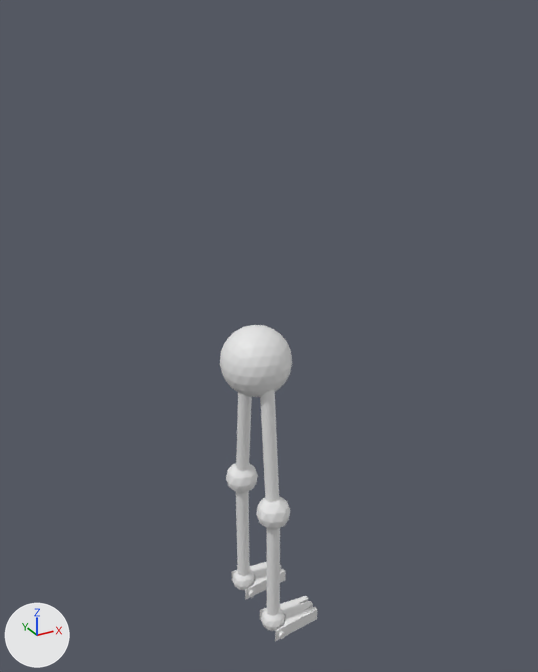
Before and after pictures for a commit that changed the Blender file Assets/Endoskeleton.blend.
Both versions are drawn from a camera (50 mm lens) standing at (-2.15, -4.1, 2.22) and looking at (0.14, 0.07, 0.13). Every picture has the same lights, and +X, +Y and +Z are marked at lower left.

Objects in the first picture: 'Endoskeleton'.
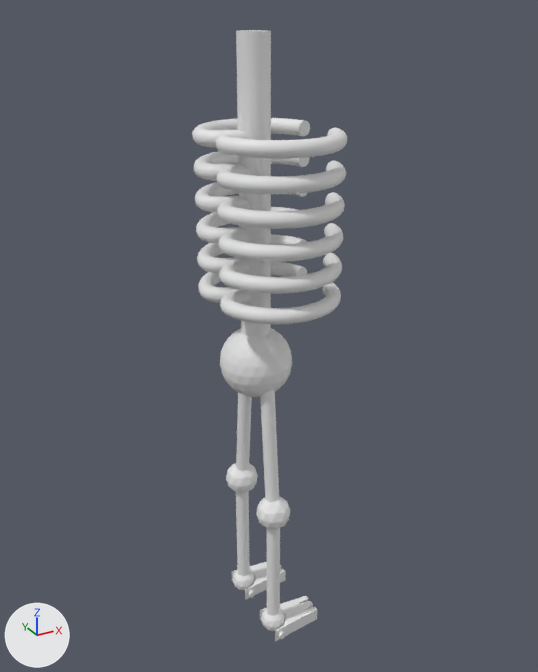
Commit message: Finished ribs of Endoskeleton

Diff of the bpy script that builds the scene:
```diff
--- a/Assets/Endoskeleton.blend.py
+++ b/Assets/Endoskeleton.blend.py
@@ me_cylinder @@
 # used by ob_endoskeleton; location = (0.0, 0.2, -0.6); rotation_euler = (0.0873, 0.0, 0.0), in degrees (5, 0, 0)
-me_cylinder.from_pydata(...)  # 786 vertices, 916 faces; spans x -0.25..0.35, y -0.73..0.13, z -1.61..0.86
+me_cylinder.from_pydata(...)  # 18130 vertices, 17870 faces; spans x -0.32..0.51, y -0.73..0.51, z -1.61..2.72
+# me_cylinder part 1: the loose piece of 64 vertices spanning x -0.05..0.05, y -0.13..0.06, z -1.5..-0.5 is copied, and the copy is scaled about its middle by 2, then moved by (0.0, -0.01, 2.71); it spans x -0.1..0.1, y -0.24..0.14, z 0.71..2.72
+# me_cylinder part 2: 17280 vertices added at x -0.32..0.51, y -0.63..0.51, z 1.02..2.2
```

Where the change shows, as pixel boxes (x1, y1, x2, y2) in the pictures (538 x 672 px):
'Endoskeleton', reshaped (59% wider, 93% taller)
    before: (220, 325, 317, 641)
    after: (192, 30, 347, 641)
part 1 of me_cylinder, added
    after: (236, 30, 271, 337)
part 2 of me_cylinder, added
    after: (192, 118, 347, 324)
